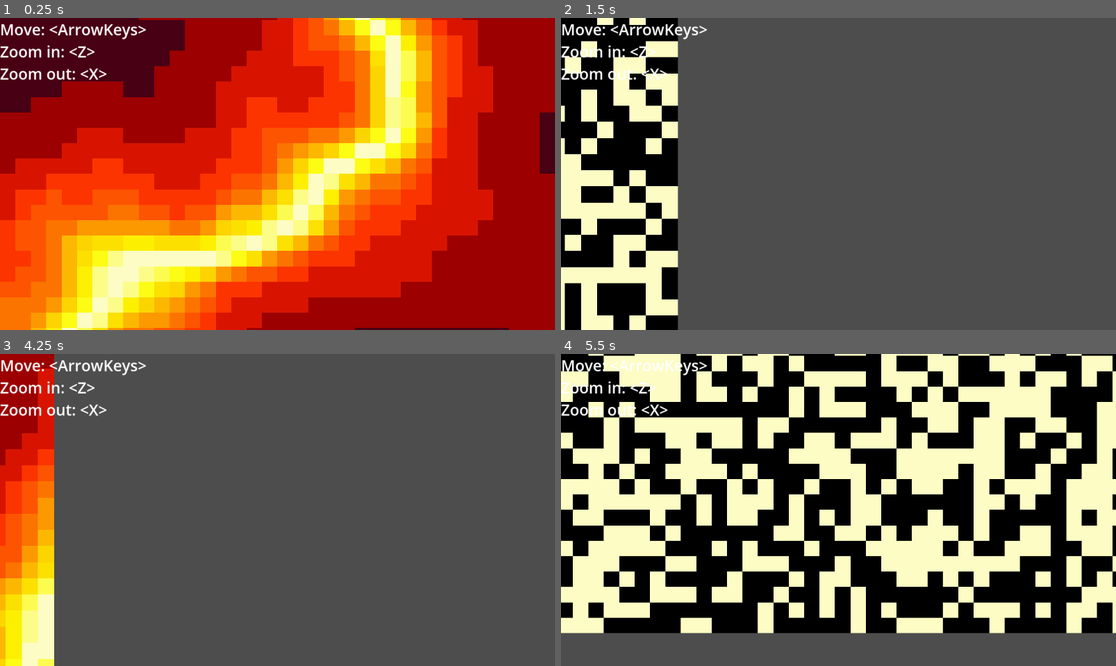
Above: before the commit, frames 1-4 (two rows, left to right).
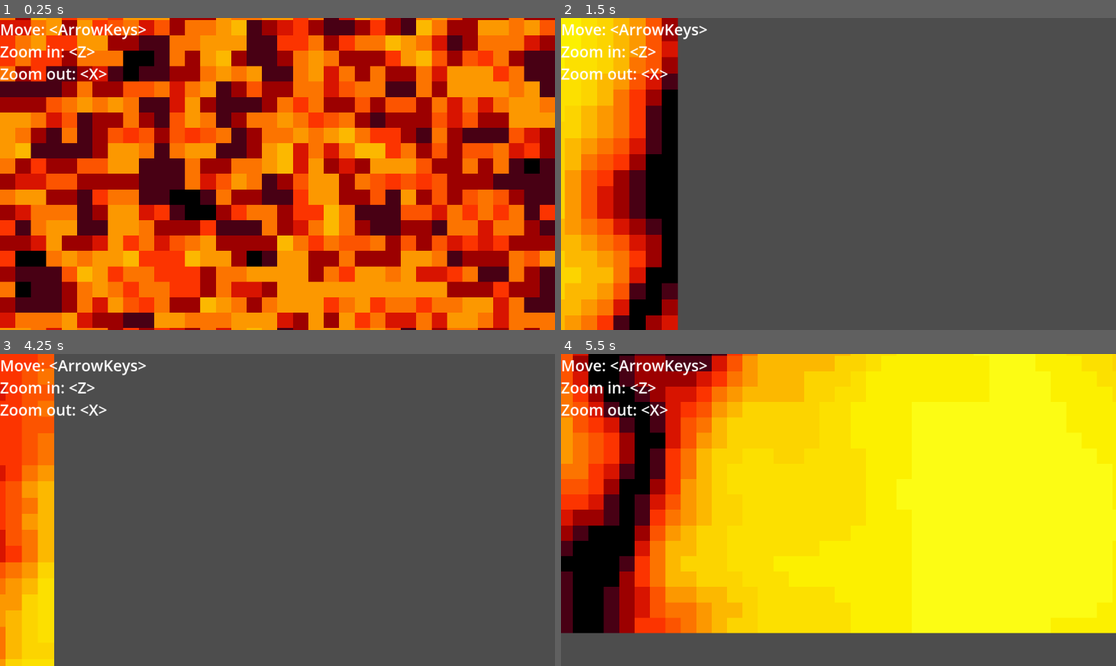
Above: after the commit, the same moments.

Repository: bingecraft-net/sandbox
Game: Godot game, scene res://scenes/game.tscn
Same seed, same stepped clock (60 frames per second), same inputs: the game is played once before the commit and once after it.
Inputs:
- Up to frame 1 (0.25 s): no input
- Up to frame 2 (1.5 s): hold Right (ui_right) 0.53-1.28 s; tap C (toggle mode) at 0.6 s; hold Down (ui_down) from 1.28 s (still down); tap Z (zoom in) at 1.35 s
- Up to frame 3 (4.25 s): release Down (ui_down) at 2.03 s; hold Right (ui_right) 2.03-2.78 s; tap X (zoom out) at 2.1 s; tap Enter at 2.75 s; hold Up (ui_up) 2.78-3.53 s; tap C (toggle mode) at 2.85 s; tap Space at 3.5 s; hold Left (ui_left) from 3.53 s (still down); tap Z (zoom in) at 3.6 s
- Up to frame 4 (5.5 s): tap X (zoom out) at 4.35 s; release Left (ui_left) at 5.03 s; hold Down (ui_down) from 5.03 s (still down); tap C (toggle mode) at 5.1 s

The runs differ from the first frame. In frame 1, 89% of the frame differs, in the area x 0-100%, y 0-100%; in frame 2, 19%; in frame 3, 8.4%; in frame 4, 87%.

Commit message:
mass falls into wells

Diff:
--- a/scenes/cell.gd
+++ b/scenes/cell.gd
@@ -7,15 +7,18 @@
 @onready var map: TileMapLayer = $TileMapLayer
 
 var elapsed = 0
+var tick = 0
 var mass = Array()
-var mode = false
+var mode = true
+var unit = 1
+var max_density = 16
 
 # Called when the node enters the scene tree for the first time.
 func _ready() -> void:
 	for x in range(grid_size):
 		mass.push_back([])
 		for y in range(grid_size):
-			mass[x].push_back(0 if randf() < 0.5 else 1)
+			mass[x].push_back(0 if randf() < 0.5 else 8)
 
 func _process(delta: float) -> void:
 	elapsed += delta
@@ -24,17 +27,48 @@
 		for y in range(grid_size):
 			var magnitude = 0.
 			if mode:
-				magnitude = 15 * mass[x][y]
+				magnitude = mass[x][y]
 			else:
-				magnitude = 16 * sample(x + offset.x, y + offset.y, elapsed)
+				magnitude = sample(x + offset.x, y + offset.y, elapsed)
 			map.set_cell(Vector2i(x, y), 0, floor(magnitude) * Vector2i.RIGHT)
 
 
 func sample(x: float, y: float, elapsed: float) -> float:
 	var a = noise.get_noise_3d(x + offset.x, y + offset.y, elapsed)
-	var fx = atan(a * 24)
-	var gx = cos(fx)
-	return gx
+	var fx = atan(a * 12)
+	var gx = 1 - cos(fx)
+	return 16 * gx
 
 func _on_node_2d_character_on_mode_change() -> void:
 	mode = not mode
+
+func _on_timer_timeout() -> void:
+	for x in range(tick % 2, grid_size, 2):
+		for y in range(tick % 2, grid_size, 2):
+			var a_mass = mass[x][y]
+			var b_mass = mass[(x + 1) % grid_size][y]
+			var c_mass = mass[(x + 1) % grid_size][(y + 1) % grid_size]
+			var d_mass = mass[x][(y + 1) % grid_size]
+			var a_height = sample(x + offset.x, y + offset.y, elapsed)
+			var b_height = sample(offset.x + (x + 1) % grid_size, y + offset.y, elapsed)
+			var c_height = sample(offset.x + (x + 1) % grid_size, offset.y + (y + 1) % grid_size, elapsed)
+			var d_height = sample(x + offset.x, offset.y + (y + 1) % grid_size, elapsed)
+
+			if b_mass >= unit and (b_height + b_mass - unit) > (c_height + c_mass):
+				b_mass -= unit
+				c_mass += unit
+			if c_mass >= unit and (c_height + c_mass - unit) > (d_height + d_mass):
+				c_mass -= unit
+				d_mass += unit
+			if d_mass >= unit and (d_height + d_mass - unit) > (a_height + a_mass):
+				d_mass -= unit
+				a_mass += unit
+			if a_mass >= unit and (a_height + a_mass - unit) > (b_height + b_mass):
+				a_mass -= unit
+				b_mass += unit
+
+			mass[x][y] = a_mass
+			mass[(x + 1) % grid_size][y] = b_mass
+			mass[(x + 1) % grid_size][(y + 1) % grid_size] = c_mass
+			mass[x][(y + 1) % grid_size] = d_mass
+	tick += 1
--- a/scenes/game.tscn
+++ b/scenes/game.tscn
@@ -14,4 +14,9 @@
 
 [node name="Node2D_Character" parent="." unique_id=1530174143 instance=ExtResource("2_lnu2h")]
 
+[node name="Timer" type="Timer" parent="." unique_id=1220124816]
+wait_time = 0.05
+autostart = true
+
 [connection signal="on_mode_change" from="Node2D_Character" to="Cell" method="_on_node_2d_character_on_mode_change"]
+[connection signal="timeout" from="Timer" to="Cell" method="_on_timer_timeout"]
